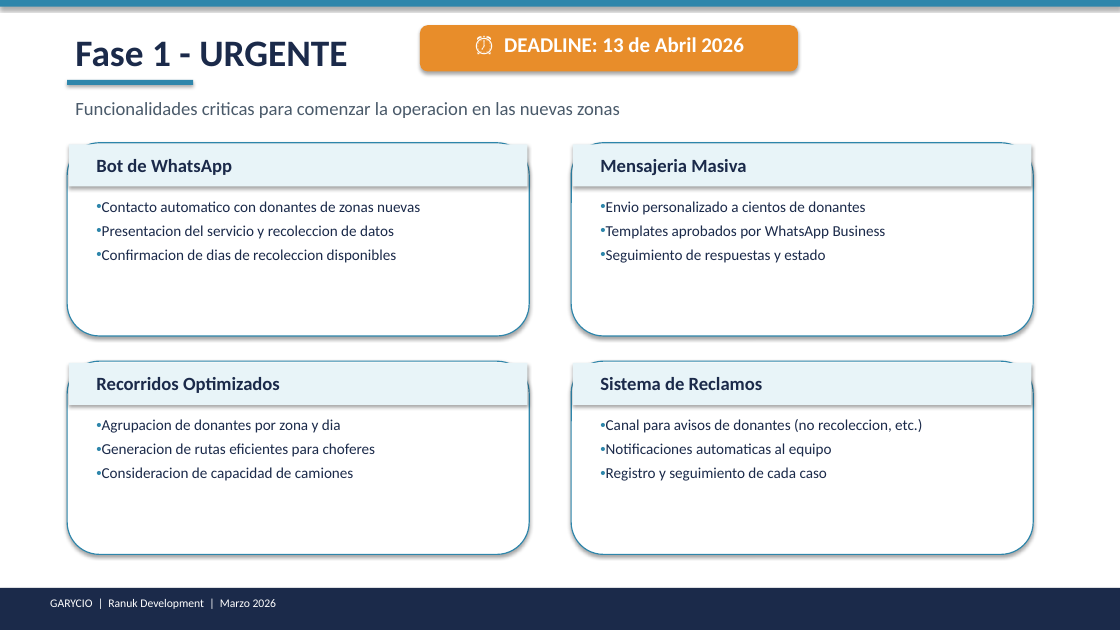
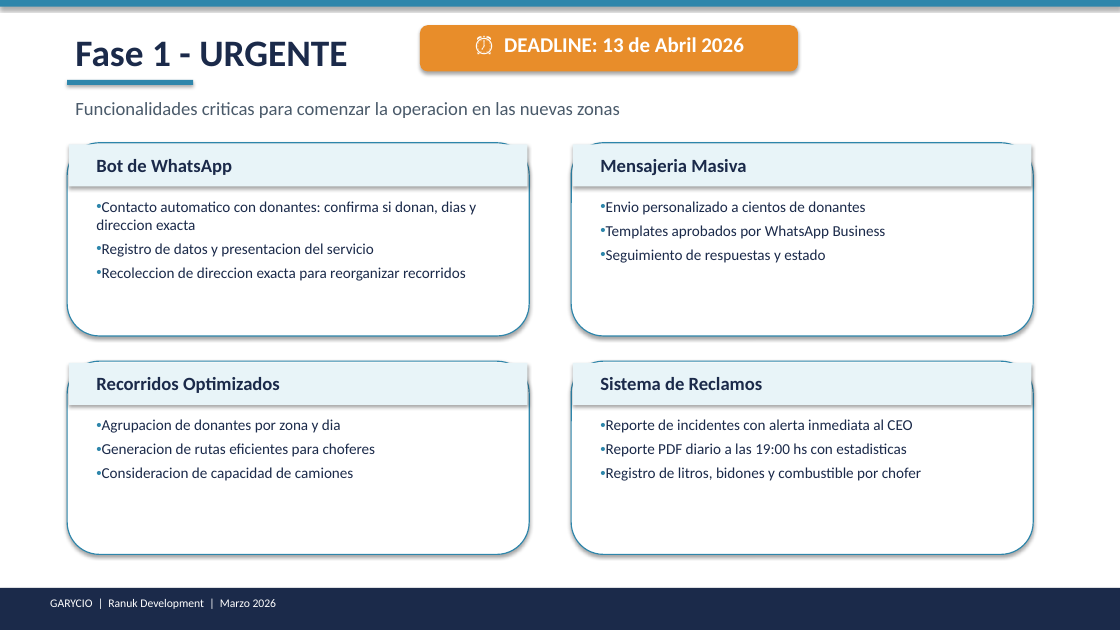
Before and after one commit to RanuK12/GARYCIO_Project, a slide deck: slide 4 of docs/GARYCIO_Presentacion.pptx. Drawn at 1120x630 pixels with LibreOffice and Linux fonts; fonts in the diff are those of the drawing. Boxes give left, top, right and bottom in pixels: in the first picture for what was removed or moved away, otherwise in the second. Text is boxed around its words. In the diff, an @@ line names an element or a change of style, - is before the commit and + after.

Commit message:
docs: update all client documents with latest features
- PPTX: updated Fase 1 slide with driver system, incidents, PDF reports,
  exact address collection; updated timeline and requirements slides
- DOCX/PDF proposal: added reports, driver system, and address collection
  to Fase 1 scope; updated budget breakdown
- Technical summary PDF: updated contact flow description to reflect
  exact address collection for route reorganization

```diff
--- a/docs/GARYCIO_Presentacion.pptx
+++ b/docs/GARYCIO_Presentacion.pptx
@@ text at (x1=96, y1=201, x2=476, y2=281): text changed @@
-• Contacto automatico con donantes de zonas nuevas
-• Presentacion del servicio y recoleccion de datos
-• Confirmacion de dias de recoleccion disponibles
+• Contacto automatico con donantes: confirma si donan, dias y direccion exacta
+• Registro de datos y presentacion del servicio
+• Recoleccion de direccion exacta para reorganizar recorridos
@@ text at (x1=606, y1=419, x2=921, y2=481): text changed @@
-• Canal para avisos de donantes (no recoleccion, etc.)
-• Notificaciones automaticas al equipo
-• Registro y seguimiento de cada caso
+• Reporte de incidentes con alerta inmediata al CEO
+• Reporte PDF diario a las 19:00 hs con estadisticas
+• Registro de litros, bidones y combustible por chofer
```
Also in this commit, not shown: 2 other slides changed, 6 other files.
